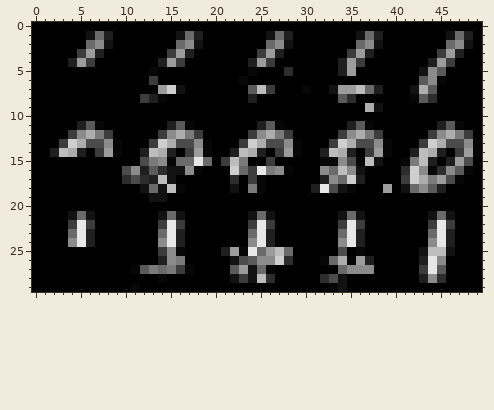
Edited in one commit: pixel-art sprite (figures/sample_at_epoch_5.png). Above: the version before the commit.
The file is 50x30 pixels.
The same view after the edit:
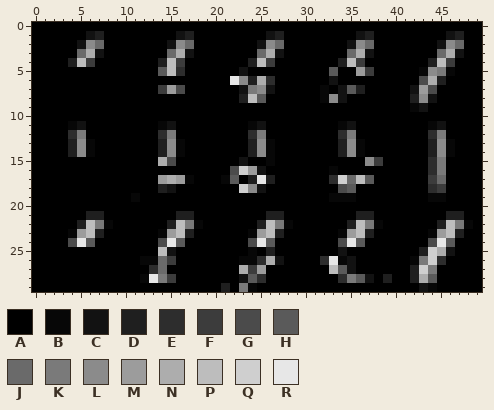
Palette (. is transparent): A #000000  B #070707  C #121212  D #1f1f1f  E #2d2d2d  F #3c3c3c  G #4b4b4b  H #5a5a5a  J #6a6a6a  K #7a7a7a  L #8b8b8b  M #9c9c9c  N #adadad  P #bdbdbd  Q #cfcfcf  R #e7e7e7
Commit message: new circuit_14 for trainable quantum circuit. new samples from untrainable version
What changed:
@@ x 0..49 @@
  0 AAAAAAAAAAAAAAAAAAAAAAAAAAAAAAAAAAAAAAAAAAAAAAAAAA
- 1 AAAAAACJDAAAAAAACJDAAAAAAACJDAAAAAAACJDAAAAAAACJDA
- 2 AAAAAAJLCAAAAAAAJLCAAAAAAAJLCAAAAAAAJLCAAAAAAAJLCA
- 3 AAAAAFMDAAAAAAAFMDAAAAAAAFMDAAAAAAAFMDAAAAAAAFMDAA
- 4 AAAADMFAAAAAAADMFAAAAAAADMFAAAAAAADMFAAAAAAADMFAAA
- 5 AAAAAAAAAAAAABAAAAAAAAAABAAAEAAAAADMAAAAAAACLHAAAA
- 6 AAAAAAAAAAAAAFAAAAAAAAABAAAAAAAAAAAAAAAAAAAHLBAAAA
- 7 AAAAAAAAAAAAAAMQCAAAAAAAHPFAAABAACMMPJDAAACNHAAAAA
- 8 AAAAAAAAAAAAFDBAAAAAAAAADAAAAAAAAAHEAAAAAABHEAAAAA
- 9 AAAAAAAAAAAAAAAAAAAAAAAAAAAAAAAAAAAAANCAAAAAAAAAAA
+ 1 AAAAAACDAAAAAAAACDAAAAAAAACDAAAAAAAACDAAAAAAAACDAA
+ 2 AAAAACLJAAAAAAACLJAAAAAAACLJAAAAAAACLJAAAAAAACLJAA
+ 3 AAAAAJNCAAAAAAAJNCAAAAAAAJNCAAAAAAAJNCAAAAAAAJNCAA
+ 4 AAAADPFAAAAAAADPFAAAAAAADPFAAAAAAADPFAAAAAAADPFAAA
+ 5 AAAAAAAAAAAAAAHPEAAAAAACAAAAAAAAAHAAMFAAAAABLKBAAA
+ 6 AAAAAAAAAAAAAAAAAAAAAARLDNEAAAAAACAAAAAAAAAGNDAAAA
+ 7 AAAAAAAAAAAAAAFMGAAAAAACKLCAAAAABACHDAAAAACMGAAAAA
+ 8 AAAAAAAAAAAAAAAAAAAAAAADPHAAAAAABLCAAAAAAADLCAAAAA
+ 9 AAAAAAAAAAAAAAAAAAAAAAAAAAAAAAAAAAAAAAAAAABCAAAAAA
 10 AAAAAAAAAAAAAAAAAAAAAAAAAAAAAAAAAAAAAAAAAAAAAAAAAA
-11 AAAAADHBAAAAAAADHBAAAAAAADHBAAAAAAADHBAAAAAAADHBAA
-12 AAAAFLNKFAAAAAFLNKFAAAAAFLNKFAAAAAFLNKFAAAAAFLNKFA
-13 AAAFQNGGLBAAAFQNGGLBAAAFQNGGLBAAAFQNGGLBAAAFQNGGLB
-14 AADPNDAFMBAADPNDAFMBAADPNDAFMBAADPNDAFMBAADPNDAFMB
-15 AAAAAAAAAAAAGKLBJJRJAFPKAAFAAAAABBLGBPCAABKPDADMGA
-16 AAAAAAAAAAGLDHECCLBAAAQJFRKLBAAALJPLCAAAAEQLBELHBA
-17 AAAAAAAAAAEGEDPCAAAAAAEAFBAAAAAADLJQDAAAAFQNKMGBAA
-18 AAAAAAAAAAAACJCPBAAAAACAKBAAAAADRGCBAAAMACJLHDAAAA
-19 AAAAAAAAAAAAACCAAAAAAAAAAAAAAAAAAAAAAAAAAAAAAAAAAA
+11 AAAABCAAAAAAAABCAAAAAAAABCAAAAAAAABCAAAAAAAABCAAAA
+12 AAAAEKAAAAAAAAEKAAAAAAAAEKAAAAAAAAEKAAAAAAAAEKAAAA
+13 AAAADLBAAAAAAADLBAAAAAAADLBAAAAAAADLBAAAAAAADLBAAA
+14 AAAADLBAAAAAAADLBAAAAAAADLBAAAAAAADLBAAAAAAADLBAAA
+15 AAAAAAAAAAAAAANGAAAAAAACAABAAAAAAAAAALFAAAAAEKAAAA
+16 AAAAAAAAAAAAAAAAAAAAAAGQMCAAAAAAABAAAAAAAAAAEKAAAA
+17 AAAAAAAAAAAAAAMNMBAAABHADRDAAAAAAEQJPHAAAAAAFJAAAA
+18 AAAAAAAAAAAAAADCAAAAAAAQLCAAAAAAAAGHAAAAAAAAEFAAAA
+19 AAAAAAAAAAABAAAAAAAAAAAAAAAAAAAAABBBAAAAAAAABBAAAA
 20 AAAAAAAAAAAAAAAAAAAAAAAAAAAAAAAAAAAAAAAAAAAAAAAAAA
-21 AAAACJCAAAAAAACJCAAAAAAACJCAAAAAAACJCAAAAAAACJCAAA
-22 AAAAFRFAAAAAAAFRFAAAAAAAFRFAAAAAAAFRFAAAAAAAFRFAAA
-23 AAAAJRDAAAAAAAJRDAAAAAAAJRDAAAAAAAJRDAAAAAAAJRDAAA
-24 AAAALRDAAAAAAALRDAAAAAAALRDAAAAAAALRDAAAAAAALRDAAA
-25 AAAAAAAAAAAAAAFLBAAAADMBRJMPJAAAAAGABAAAAAACPPCAAA
-26 AAAAAAAAAAAAAADLKAAAAACGHLLQEAAABJNBMDAAAAADRLAAAA
-27 AAAAAAAAAAABHKJKFBAAAAHMCJBAAAAAAAJLLLAAAAAFRHAAAA
-28 AAAAAAAAAAAAAABAAAAAAACFCPEAAAAAEGCAAAAAAAADLEAAAA
-29 AAAAAAAAAAABAAAAAAAAAAAAAAAAAAAAABCAAAAAAAAAAAAAAA
+21 AAAAAADDAAAAAAAADDAAAAAAAADDAAAAAAAADDAAAAAAAADDAA
+22 AAAAADPKBAAAAAADPKBAAAAAADPKBAAAAAADPKBAAAAAADPKBA
+23 AAAABMPDAAAAAABMPDAAAAAABMPDAAAAAABMPDAAAAAABMPDAA
+24 AAAAGRHAAAAAAAGRHAAAAAAAGRHAAAAAAAGRHAAAAAAAGRHAAA
+25 AAAAAAAAAAAAAAPCAAAAAAAABADAAAAAAACAAAAAAAADQNCAAA
+26 AAAAAAAAAAAABBJFAAAAAAABBENCAAAAERBCAAAAAABKQEAAAA
+27 AAAAAAAAAAAAAEJAAAAAAAANFMAAAAAAAPHCAAAAAADQKAAAAA
+28 AAAAAAAAAAAABRKFAAAAAAACHEAAAAAAAAEKHCADAADNHAAAAA
+29 AAAAAAAAAAAAAAAAAAAAADAKBAAAAAAAAAAAAAAAAAACBAAAAA
